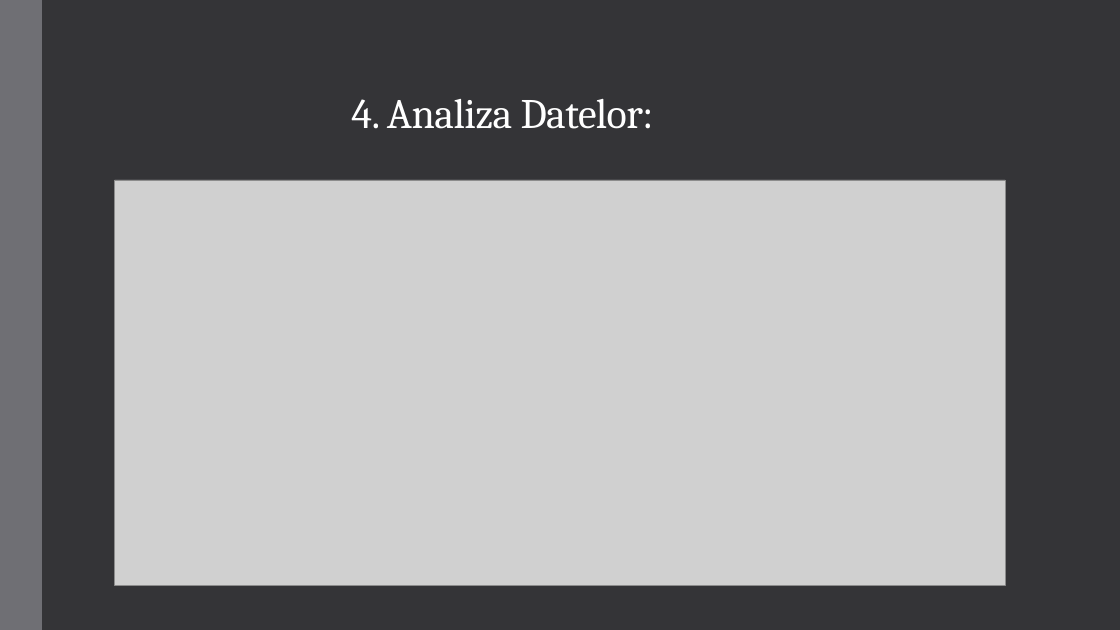
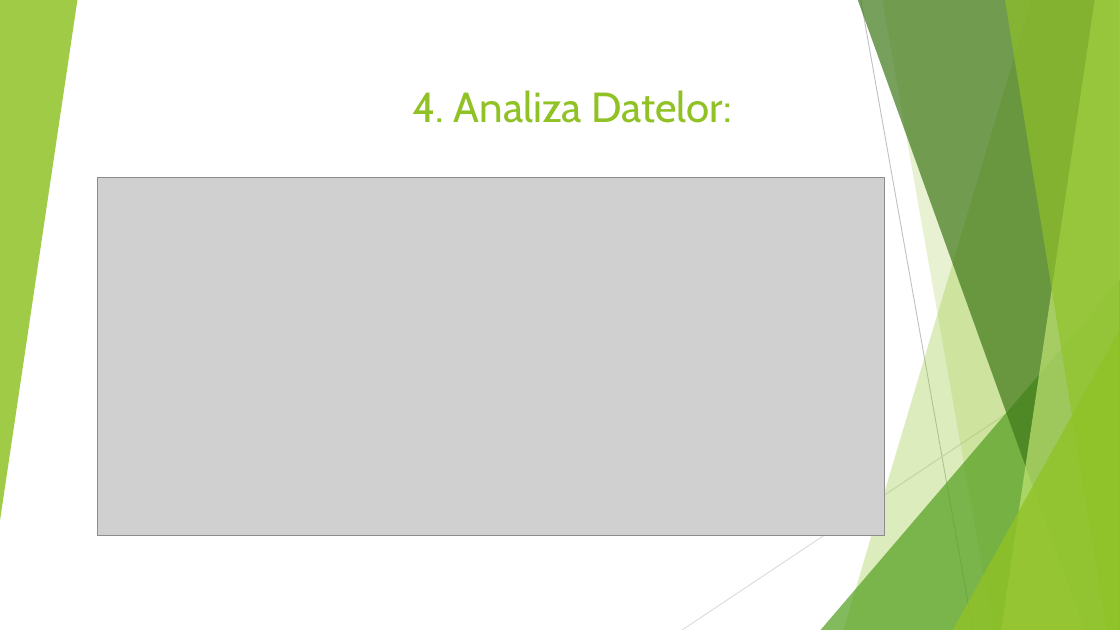
Before and after one commit to cosming20/python101project, a slide deck: slide 7 of Tracker de diabet.pptx. Drawn at 1120x630 pixels with LibreOffice and Linux fonts; fonts in the diff are those of the drawing; grey boxes stand for pictures. Boxes give left, top, right and bottom in pixels: in the first picture for what was removed or moved away, otherwise in the second. Text is boxed around its words. In the diff, an @@ line names an element or a change of style, - is before the commit and + after.

```diff
--- a/Tracker de diabet.pptx
+++ b/Tracker de diabet.pptx
@@ background #353537 to #FFFFFF @@
@@ title "4. Analiza Datelor:" moved from (x1=351, y1=99, x2=654, y2=129) to (x1=413, y1=90, x2=731, y2=123) @@
@@ title "4. Analiza Datelor:" at (x1=413, y1=90, x2=731, y2=123): font Cambria to Cabin, text colour #FFFFFF to #90C226, letter spacing -0.5 to 0 pt; alignment left to right; line spacing 0.85 to 1 @@
@@ rectangle removed at (x1=0, y1=0, x2=42, y2=630) @@
@@ group added at (x1=0, y1=0, x2=1120, y2=630): 5 freeform shapes, 3 triangles, 2 lines @@
@@ picture resized from (x1=115, y1=180, x2=1006, y2=585) to (x1=97, y1=177, x2=885, y2=535) @@
```
Also in this commit, not shown: 11 other slides changed.
